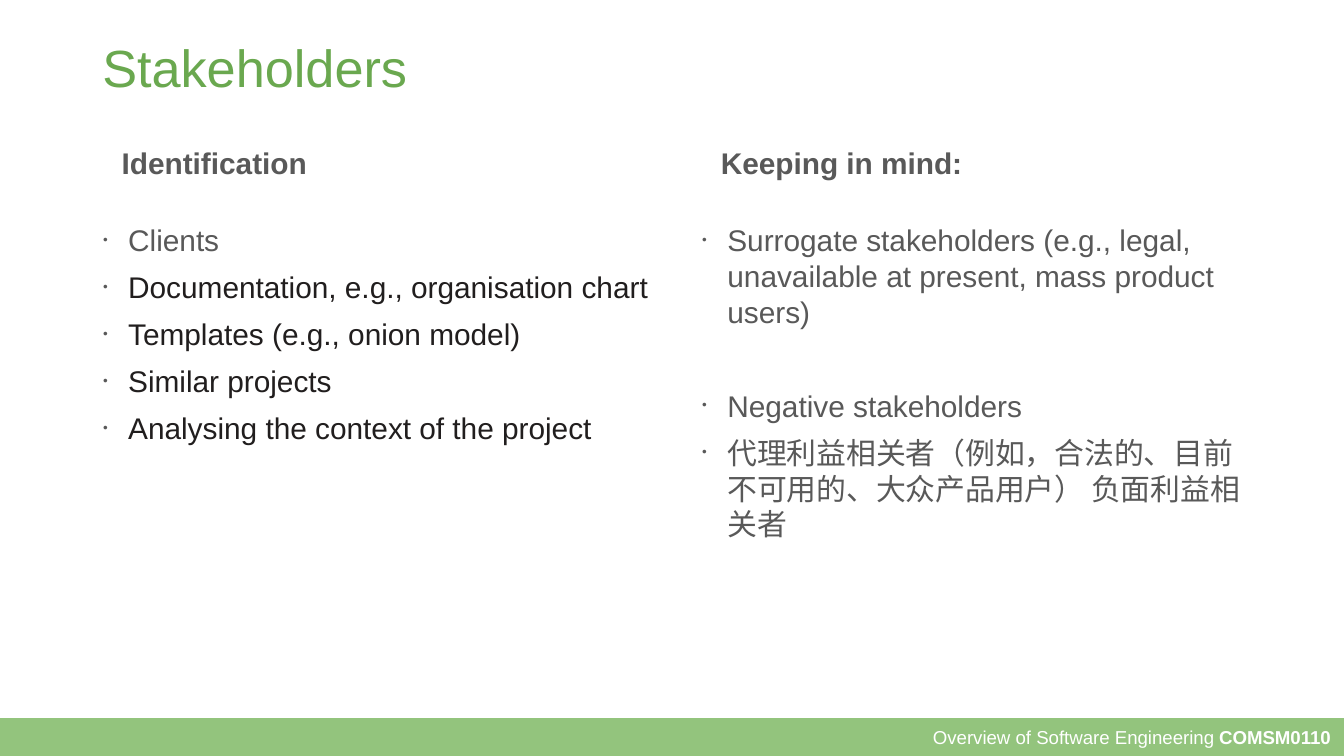
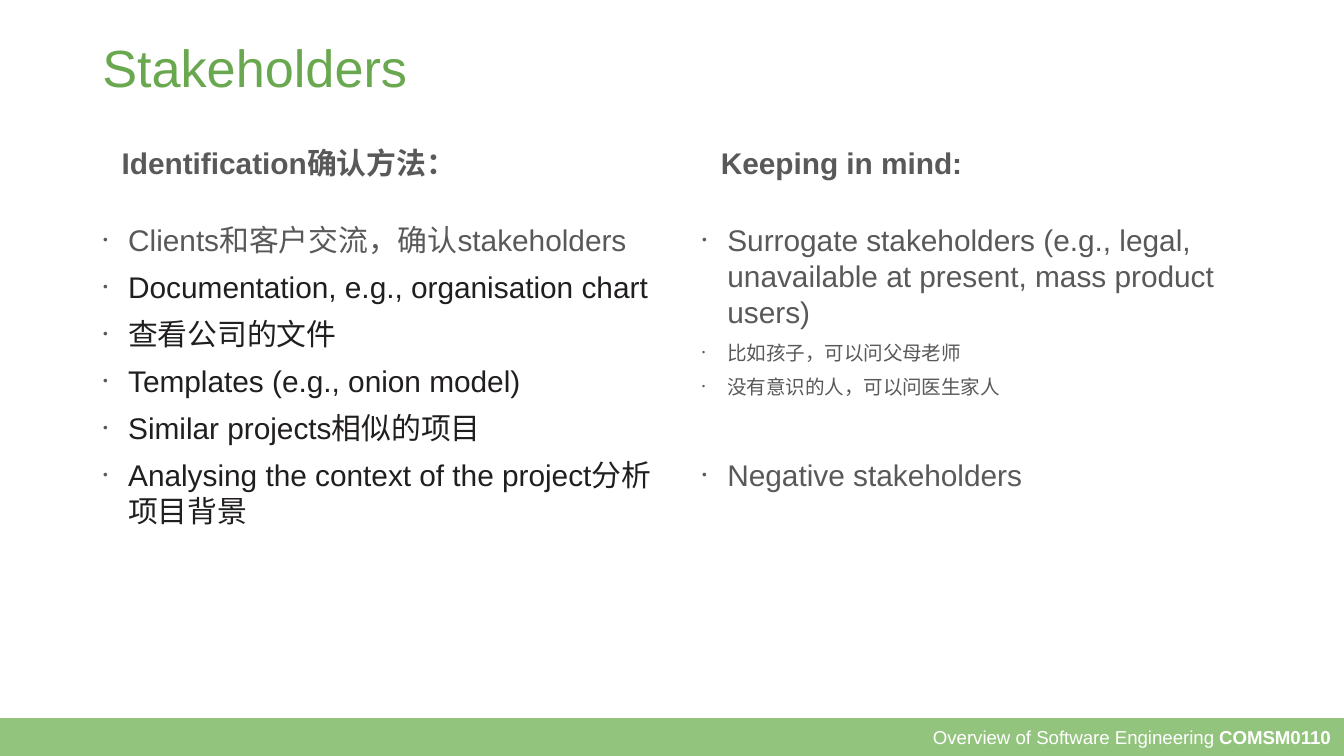
Before and after one commit to Kathy3665/coursesource, a slide deck: slide 13 of slides/3a - Requirements.odp. Drawn at 1344x756 pixels with LibreOffice and Linux fonts; fonts in the diff are those of the drawing. Boxes give left, top, right and bottom in pixels: in the first picture for what was removed or moved away, otherwise in the second. Text is boxed around its words. In the diff, an @@ line names an element or a change of style, - is before the commit and + after.

```diff
--- a/slides/3a - Requirements.odp
+++ b/slides/3a - Requirements.odp
@@ text at [122,151,626,254]: text changed; bold off @@
-Identification
-• Clients
+Identification确认方法：
+• Clients和客户交流，确认stakeholders
@@ text at [128,320,336,348]: paragraph added @@
+• 查看公司的文件
@@ text at [727,343,999,396]: paragraphs added @@
+• 比如孩子，可以问父母老师
+• 没有意识的人，可以问医生家人
@@ text at [128,416,493,492]: text changed @@
-• Similar projects
-• Analysing the context of the project
+• Similar projects相似的项目
+• Analysing the context of the project分析项目背景
@@ text at [727,438,1240,538]: paragraph removed @@
-• 代理利益相关者（例如，合法的、目前不可用的、大众产品用户） 负面利益相关者
```
Also in this commit, not shown: 9 other slides changed, 1 other file.
